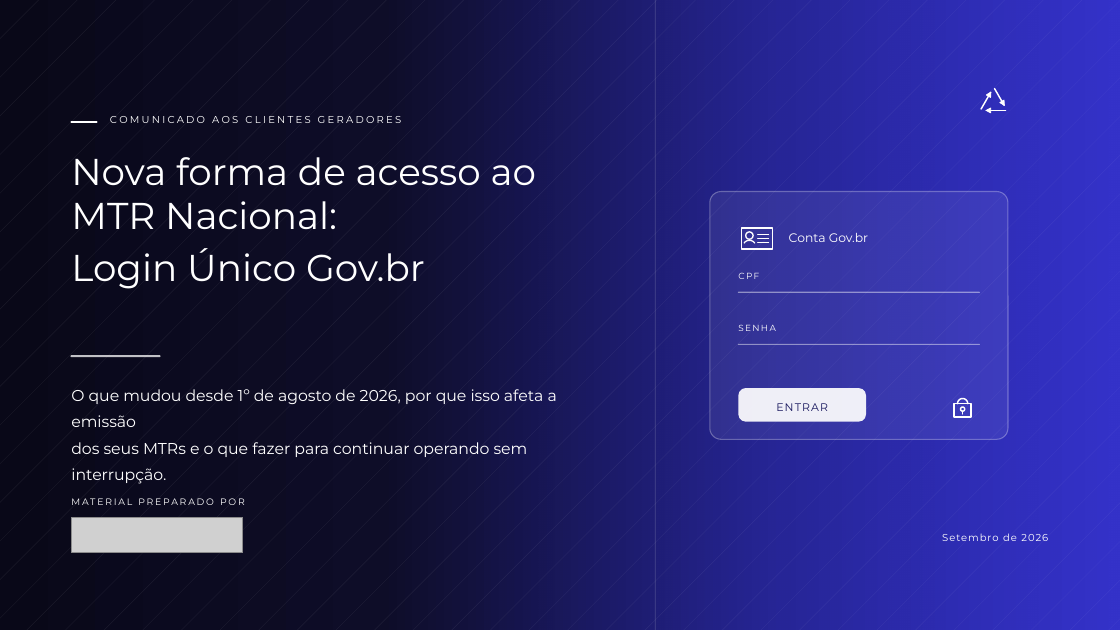
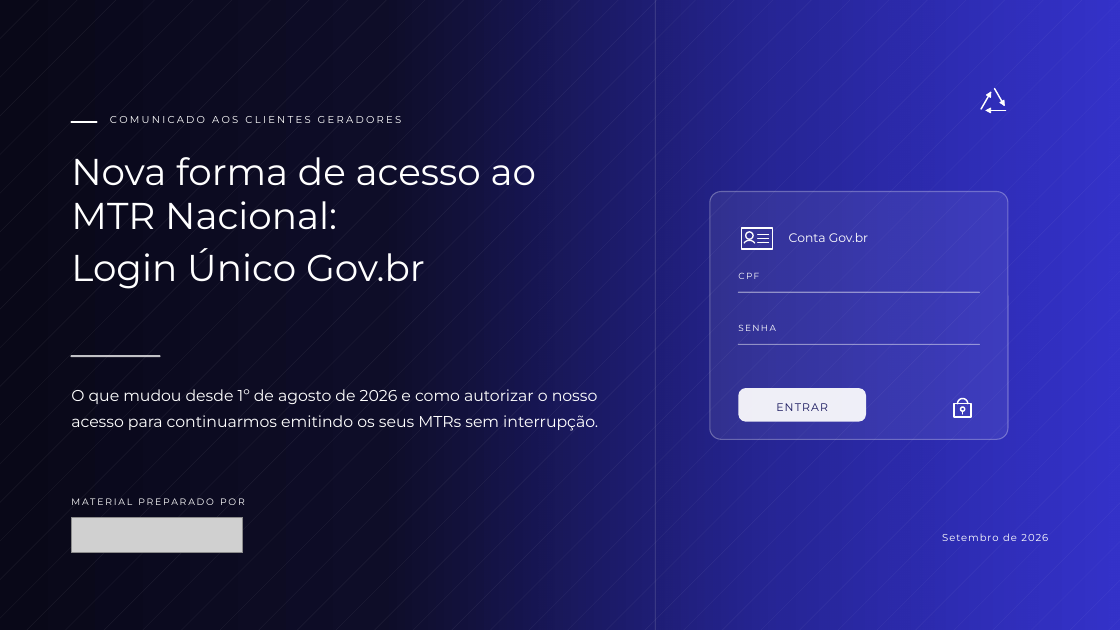
Before and after one commit to giovaniwawa789-beep/Kiro, a slide deck: slide 1 of apresentacoes/sinir_mtr/Nunes_Lucato_MTR_Login_Unico_Govbr.pptx. Drawn at 1120x630 pixels with LibreOffice and Linux fonts; fonts in the diff are those of the drawing; grey boxes stand for pictures. Boxes give left, top, right and bottom in pixels: in the first picture for what was removed or moved away, otherwise in the second. Text is boxed around its words. In the diff, an @@ line names an element or a change of style, - is before the commit and + after.

```diff
--- a/apresentacoes/sinir_mtr/Nunes_Lucato_MTR_Login_Unico_Govbr.pptx
+++ b/apresentacoes/sinir_mtr/Nunes_Lucato_MTR_Login_Unico_Govbr.pptx
@@ text at (x1=71, y1=389, x2=598, y2=431): text changed @@
-O que mudou desde 1º de agosto de 2026, por que isso afeta a emissão
-dos seus MTRs e o que fazer para continuar operando sem interrupção.
+O que mudou desde 1º de agosto de 2026 e como autorizar o nosso
+acesso para continuarmos emitindo os seus MTRs sem interrupção.
```
Also in this commit, not shown: 10 other slides changed, 6 slides added, 11 slides removed, 3 other files.
